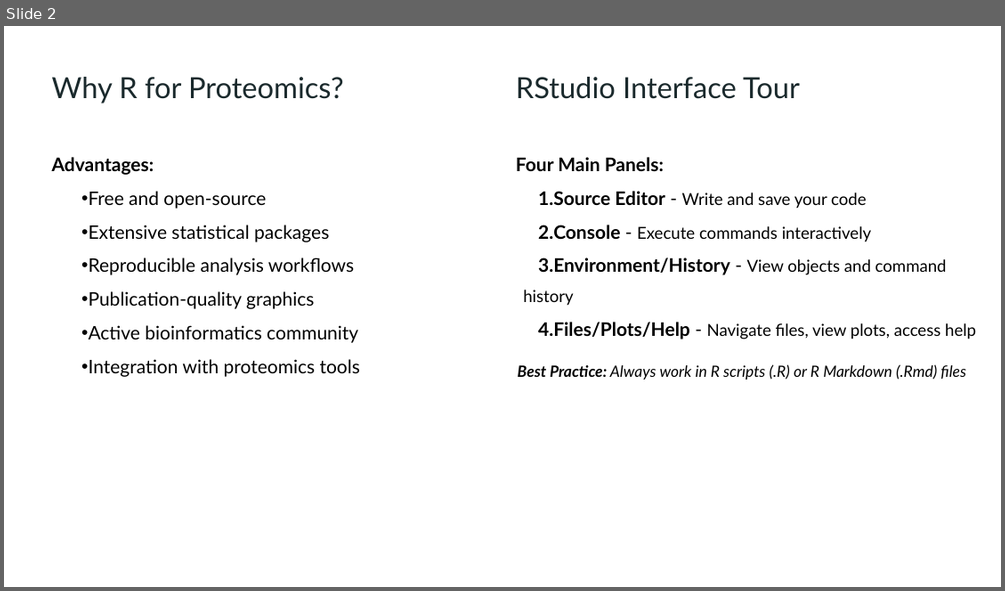
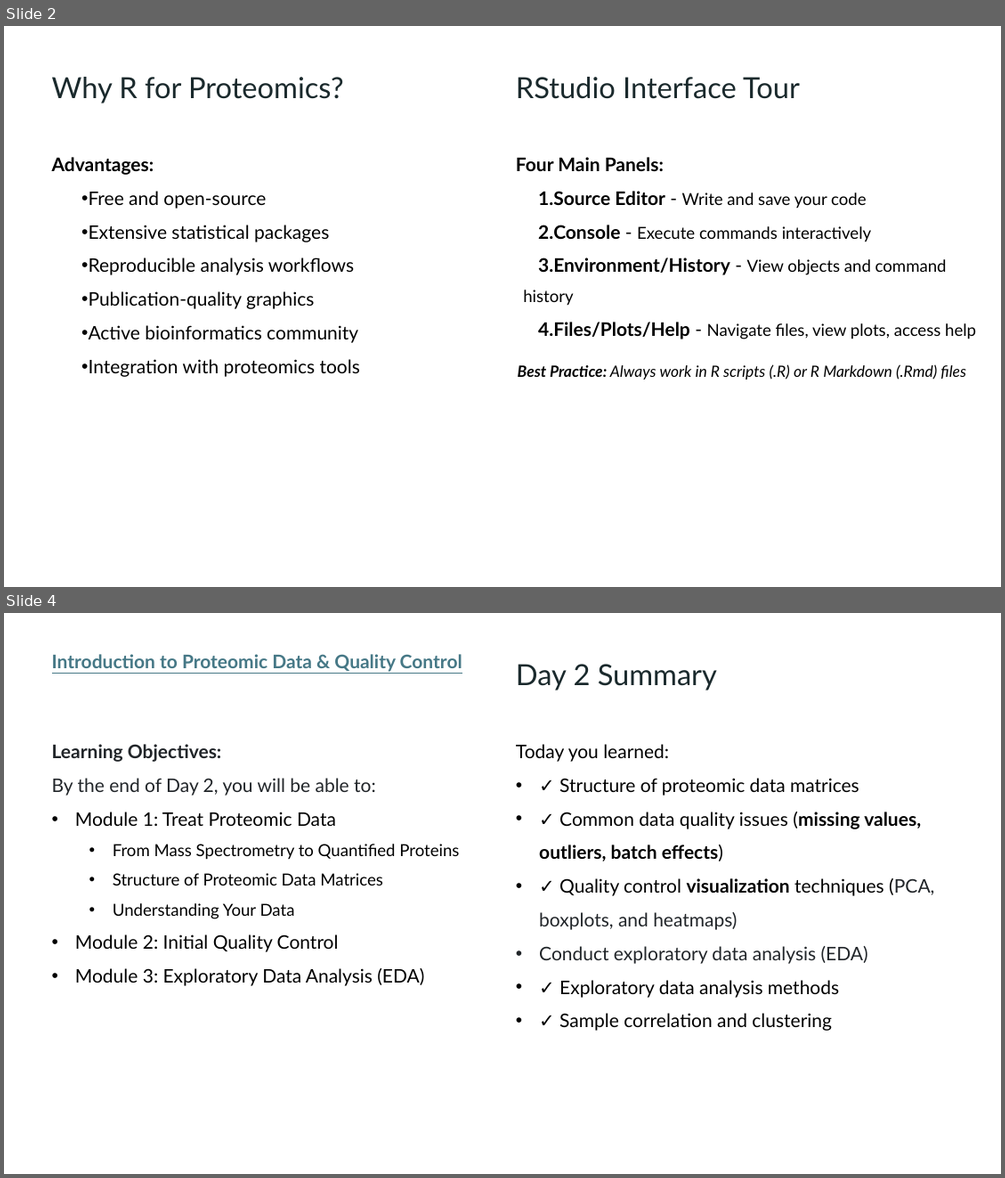
Before and after one commit to lodiag-holocron/r4proteomics, a slide deck: inst/r4proteomics_slides.pptx. Shown one above the other, each under a label of ours: slide 2 before the commit, slides 2 and 4 after it; the slides between them are not shown. The pictures are 1005x591 and 1005x1178 pixels, drawn with LibreOffice and Linux fonts; fonts in the diff are those of the drawing. Boxes give left, top, right and bottom in pixels: in the first picture for what was removed or moved away, otherwise in the second. Text is boxed around its words. In the diff, an @@ line names an element or a change of style, - is before the commit and + after.

```diff
--- a/inst/r4proteomics_slides.pptx
+++ b/inst/r4proteomics_slides.pptx
@@ slide 4 added at box(4, 613, 1001, 1174), background #FFFFFF @@
@@ text added at box(52, 654, 462, 672), 18 pt, text #467886, bold, underline @@
+Introduction to Proteomic Data & Quality Control
@@ text added at box(516, 664, 717, 690), 28 pt, text #1A292C @@
+Day 2 Summary
@@ text added at box(52, 744, 459, 986), 18 pt, text #000000 @@
+Learning Objectives:
+By the end of Day 2, you will be able to:
+• Module 1: Treat Proteomic Data
+  • From Mass Spectrometry to Quantified Proteins
+  • Structure of Proteomic Data Matrices
+  • Understanding Your Data
+• Module 2: Initial Quality Control
+• Module 3: Exploratory Data Analysis (EDA)
@@ text added at box(516, 744, 934, 1030), 18 pt, text #000000 @@
+Today you learned:
+• ✓ Structure of proteomic data matrices
+• ✓ Common data quality issues (missing values, outliers, batch effects)
+• ✓ Quality control visualization techniques (PCA, boxplots, and heatmaps)
+• Conduct exploratory data analysis (EDA)
+• ✓ Exploratory data analysis methods
+• ✓ Sample correlation and clustering
```
Also in this commit, not shown: 1 slide changed, 3 other slides added, 4 slides removed, 1 other file.
